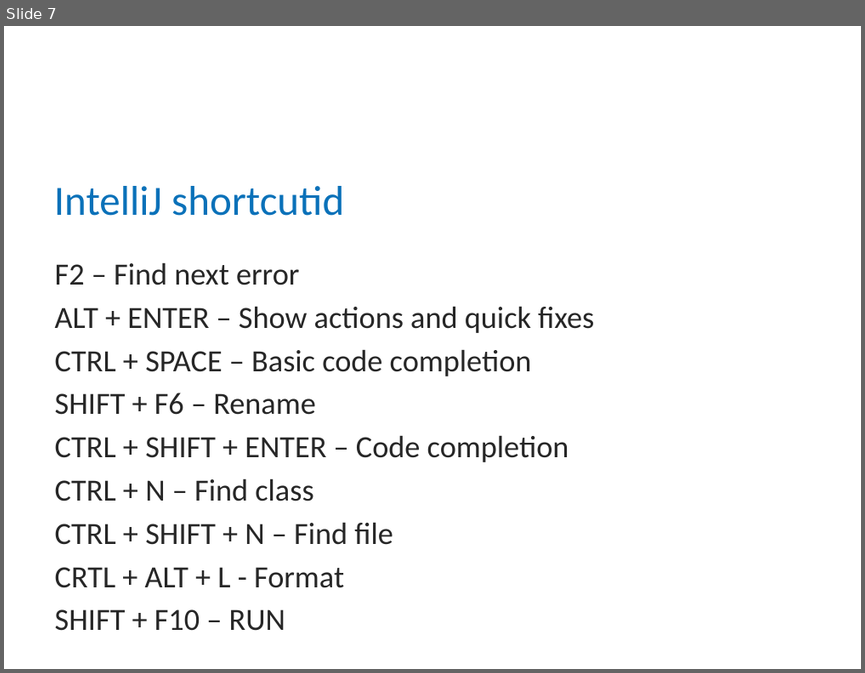
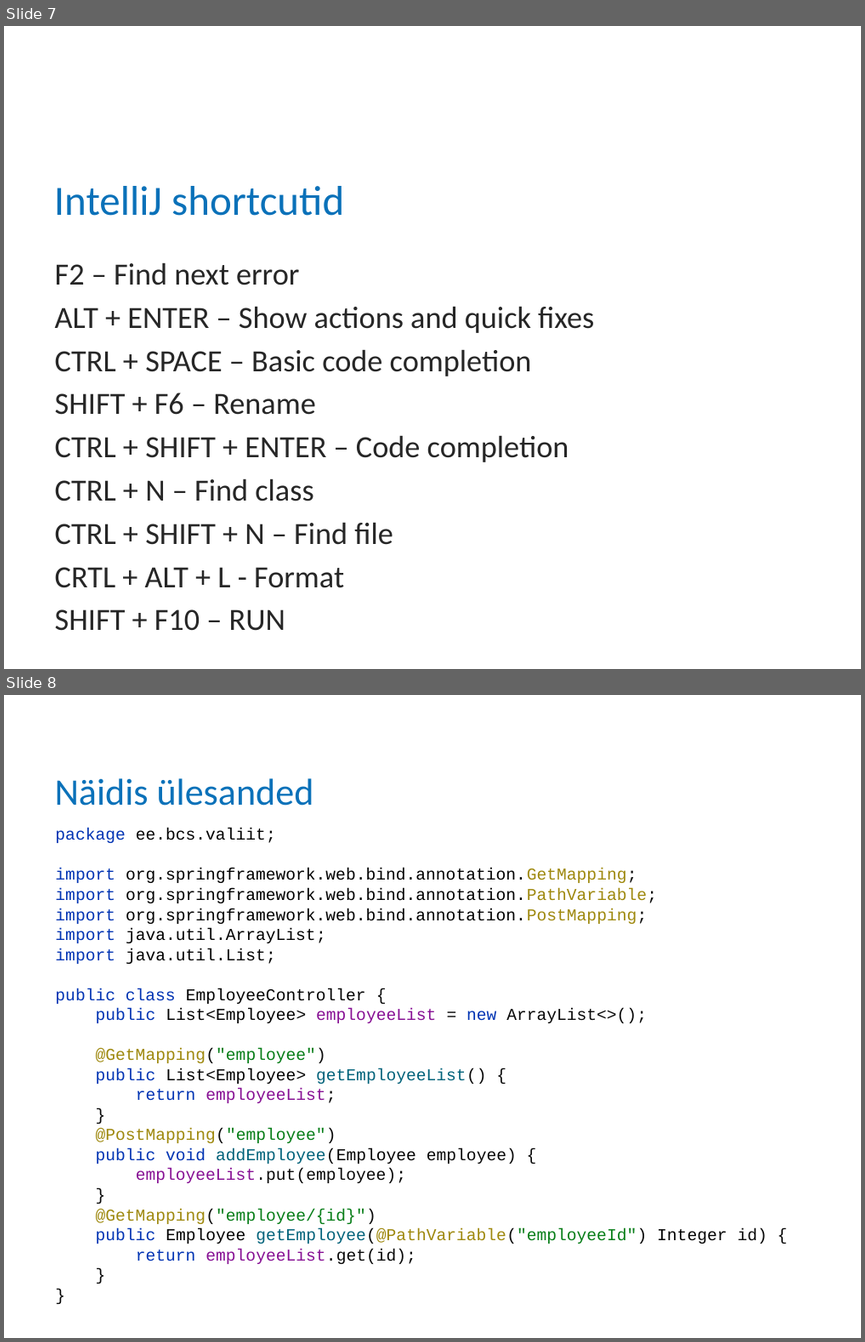
Before and after one commit to Karmorg/Vali-it, a slide deck: Slaidid/_Java - Test.pptx. Shown one above the other, each under a label of ours: slide 7 before the commit, slides 7 and 8 after it. The pictures are 865x673 and 865x1342 pixels, drawn with LibreOffice and Linux fonts; fonts in the diff are those of the drawing; background and template pictures are left out. Boxes give left, top, right and bottom in pixels: in the first picture for what was removed or moved away, otherwise in the second. Text is boxed around its words. In the diff, an @@ line names an element or a change of style, - is before the commit and + after.

```diff
--- a/Slaidid/_Java - Test.pptx
+++ b/Slaidid/_Java - Test.pptx
@@ slide 8 added at box(4, 695, 861, 1338), background #FFFFFF @@
@@ title added at box(55, 778, 314, 805), 31.5 pt, text #0A71B9 @@
+Näidis ülesanded
@@ text added at box(55, 828, 767, 1264), 14 pt, text #000000 @@
+package ee.bcs.valiit;
+import org.springframework.web.bind.annotation.GetMapping;
+import org.springframework.web.bind.annotation.PathVariable;
+import org.springframework.web.bind.annotation.PostMapping;
+import java.util.ArrayList;
+import java.util.List;
+public class EmployeeController {
+public List<Employee> employeeList = new ArrayList<>();
+@GetMapping("employee")
+public List<Employee> getEmployeeList() {
+return employeeList;
+}
+@PostMapping("employee")
+public void addEmployee(Employee employee) {
+employeeList.put(employee);
+}
+@GetMapping("employee/{id}")
+public Employee getEmployee(@PathVariable("employeeId") Integer id) {
+return employeeList.get(id);
+}
+}
```
Also in this commit, not shown: 1 slide changed, 3 other slides added, 11 other files.
